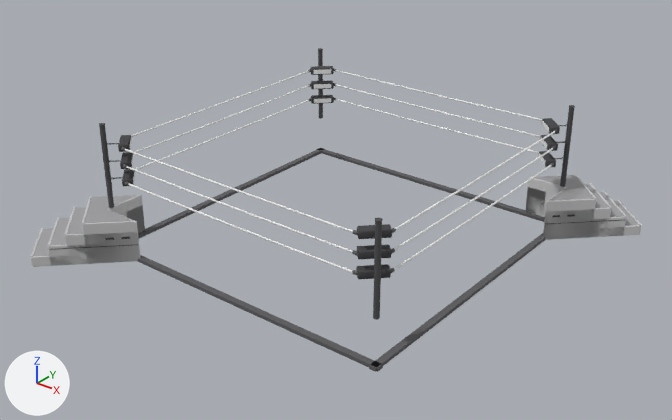
Renders of the glTF model game/assets/environment/ring.glb from each side of a commit.
The view is the same before and after, from a camera (50 mm lens) standing at (10.34, -13.13, 7.69) and looking at (0.07, -0.3, -0.27). The axes (+X, +Y, +Z) are drawn at lower left. The lights are the same throughout. The older version comes first.

The older version as bpy lines, for what is in view:
```python
me_postmesh = bpy.data.meshes.new('PostMesh')
me_postmesh.from_pydata(...)  # a 12-sided cylinder along z spanning x -3.22..-3.12, y 3.12..3.22, z -0.1..1.58; a 12-sided cylinder along z spanning x -3.23..-3.11, y 3.11..3.23, z 1.58..1.6; a 12-sided cylinder along z spanning x -3.22..-3.12, y -3.22..-3.12, z -0.1..1.58; a 12-sided cylinder along z spanning x -3.23..-3.11, y -3.23..-3.11, z 1.58..1.6; a 12-sided cylinder along z spanning x 3.12..3.22, y 3.12..3.22, z -0.1..1.58; a 12-sided cylinder along z spanning x 3.11..3.23, y 3.11..3.23, z 1.58..1.6; a 12-sided cylinder along z spanning x 3.12..3.22, y -3.22..-3.12, z -0.1..1.58; a 12-sided cylinder along z spanning x 3.11..3.23, y -3.23..-3.11, z 1.58..1.6
me_postmesh.materials.append(mat_m_postmesh)  # dark grey #4d4d50
me_ropemesh = bpy.data.meshes.new('RopeMesh')
me_ropemesh.from_pydata(...)  # 2784 vertices, 5520 faces; spans x -3.12..3.12, y -3.12..3.12, z 0.46..1.22
me_ropemesh.materials.append(mat_m_ropemesh)  # white #f1f1f0
me_stepsmesh = bpy.data.meshes.new('StepsMesh')
me_stepsmesh.from_pydata(...)  # 378 vertices, 758 faces; spans x -4.65..4.65, y -4.65..4.65, z -1.0..-0.12
me_stepsmesh.materials.append(mat_m_stepsmesh)  # light grey #ceced0
ob_postmesh = bpy.data.objects.new('PostMesh', me_postmesh)
ob_postmesh.location = (0.0, 0.0, 0.0)
ob_ropemesh = bpy.data.objects.new('RopeMesh', me_ropemesh)
ob_ropemesh.location = (0.0, 0.0, 0.0)
ob_stepsmesh = bpy.data.objects.new('StepsMesh', me_stepsmesh)
ob_stepsmesh.location = (0.0, 0.0, 0.0)
# also in view: 'StepTreads' at (0.0, 0.0, -0.46); 'ApronRail' at (0.0, 0.0, -0.97); 'TurnbucklePads' at (0.0, 0.0, 0.85)
```
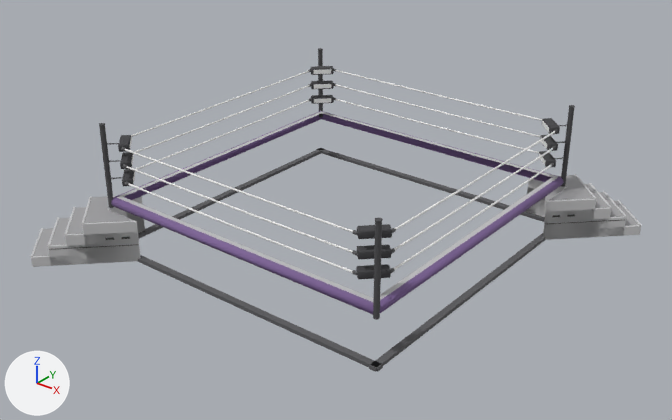
Diff of the bpy script that builds the scene:
```diff
--- a/game/assets/environment/ring.glb.py
+++ b/game/assets/environment/ring.glb.py
@@ mat_m_apronroll @@
+mat_m_apronroll = principled_material('M_ApronRoll')
+mat_m_apronroll.base_color = (0.2, 0.12, 0.3)  # purple #7c6195
+mat_m_apronroll.roughness = 0.85
@@ mat_m_apronedge @@
+mat_m_apronedge = principled_material('M_ApronEdge')
+mat_m_apronedge.base_color = (0.52, 0.52, 0.53)  # light grey #bfbfc0
+mat_m_apronedge.roughness = 0.85
@@ me_apronroll @@
+me_apronroll.from_pydata(...)  # 28 vertices, 48 faces; spans x -3.2..3.2, y -3.2..3.2, z -0.1..0.1
+me_apronroll.materials.append(mat_m_apronroll)  # purple #7c6195
@@ me_apronedge @@
+me_apronedge.from_pydata([(-3.0, -3.0, 0.1), (-3.1, -3.1, 0.1), (3.1, -3.1, 0.1), (3.0, -3.0, 0.1), (3.1, 3.1, 0.1), (3.0, 3.0, 0.1), (-3.1, 3.1, 0.1), (-3.0, 3.0, 0.1)], [], [(0, 1, 2), (0, 2, 3), (3, 2, 4), (3, 4, 5), (5, 4, 6), (5, 6, 7), (7, 6, 1), (7, 1, 0)])
+me_apronedge.materials.append(mat_m_apronedge)  # light grey #bfbfc0
@@ ob_apronroll @@
+ob_apronroll = bpy.data.objects.new('ApronRoll', me_apronroll)
+ob_apronroll.location = (0.0, 0.0, 0.0)
@@ ob_apronedge @@
+ob_apronedge = bpy.data.objects.new('ApronEdge', me_apronedge)
+ob_apronedge.location = (0.0, 0.0, 0.0)
```

What differs and where, as boxes (x1, y1, x2, y2) in the pictures (672 x 420 px):
'ApronRoll', added
    after: (111, 111, 563, 315)
'ApronEdge', added
    after: (116, 111, 558, 302)
